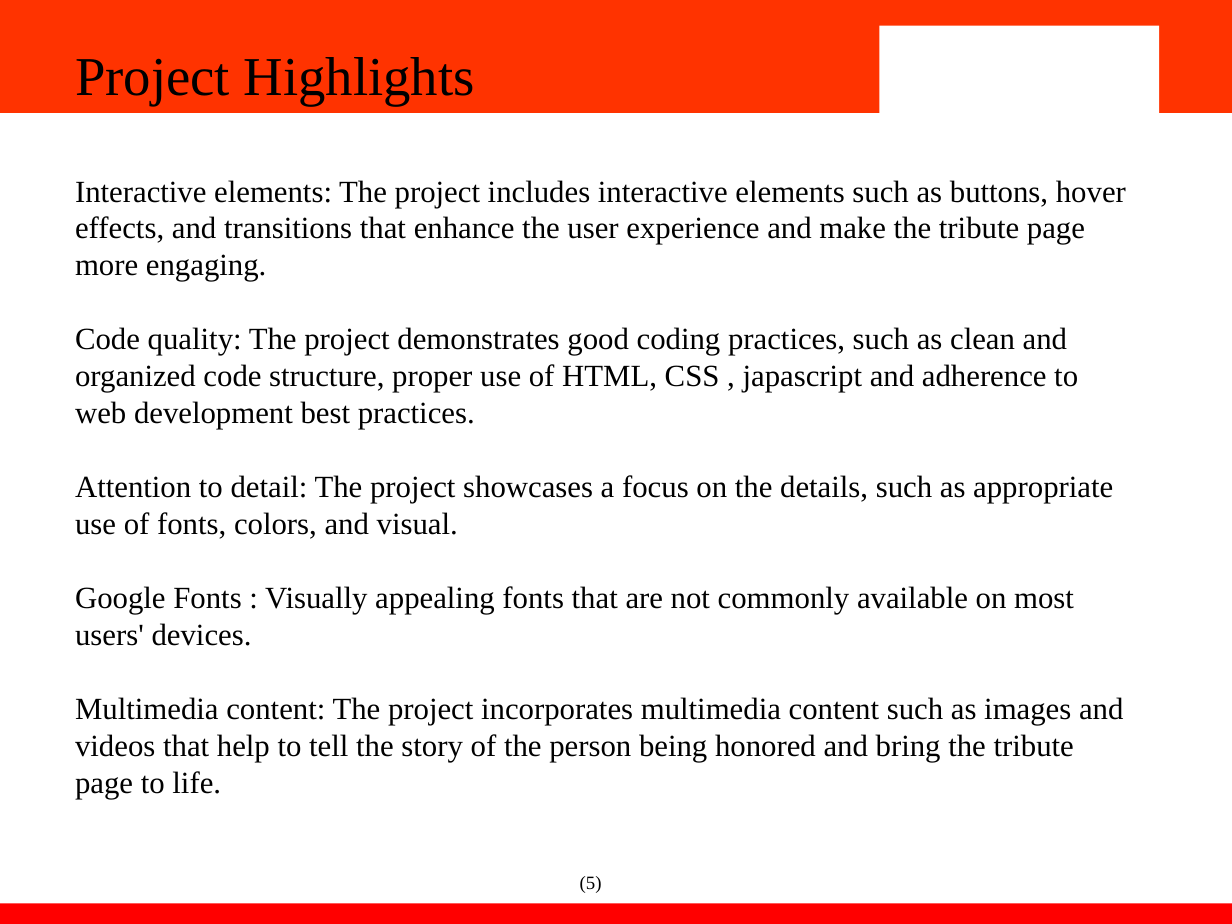
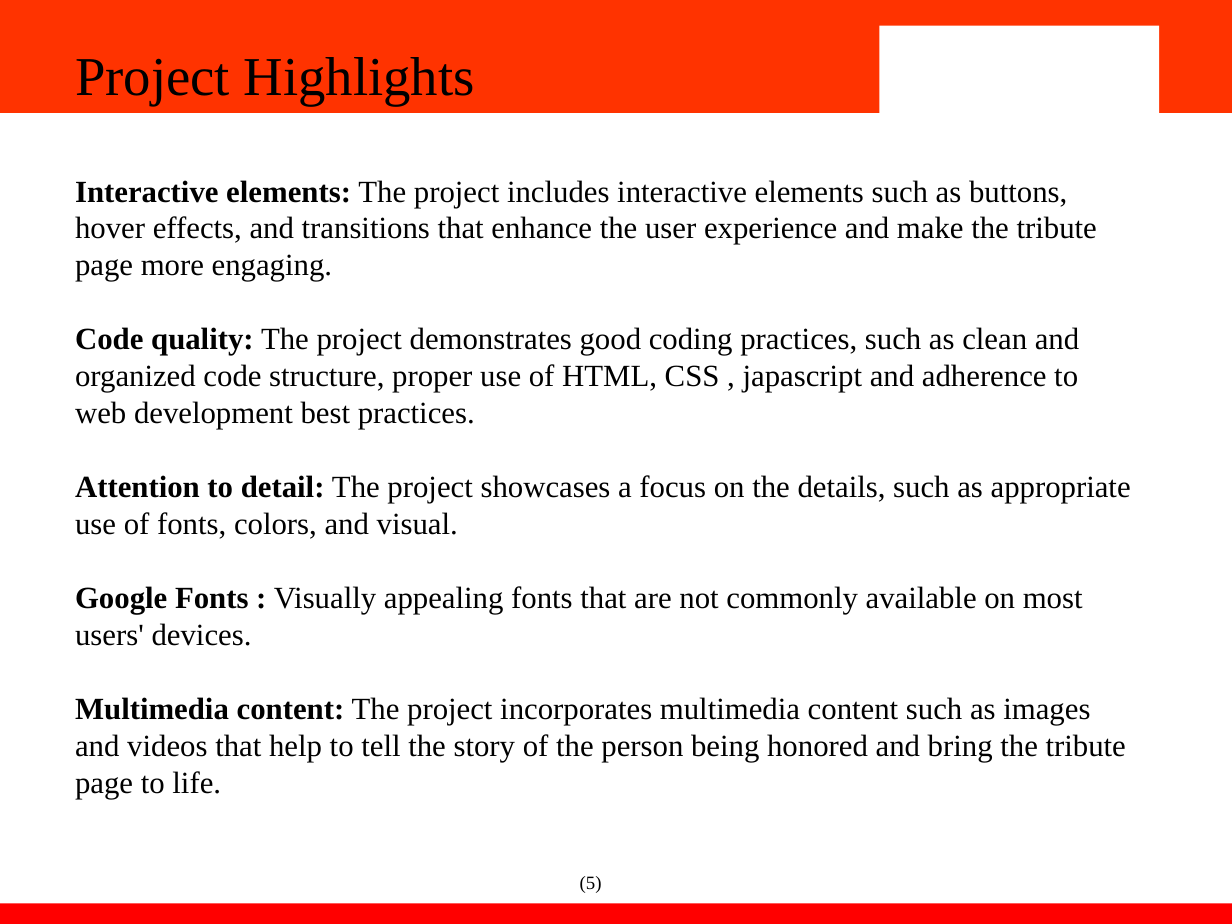
Before and after one commit to Ishaan1106/tribute-page, a slide deck: slide 7 of Fee presentation.pptx. Drawn at 1232x924 pixels with LibreOffice and Linux fonts; fonts in the diff are those of the drawing; background and template pictures are left out. Boxes give left, top, right and bottom in pixels: in the first picture for what was removed or moved away, otherwise in the second. Text is boxed around its words. In the diff, an @@ line names an element or a change of style, - is before the commit and + after.

```diff
--- a/Fee presentation.pptx
+++ b/Fee presentation.pptx
@@ text "Interactive elements: The project includes ..." at bbox=[75, 180, 1131, 799]: bold on in "Interactive elements:", "Code quality:", "Attention to detail:", "Google Fonts :" and 1 more places @@
```
Also in this commit, not shown: 3 other slides changed, 2 slides added, 2 other files.
